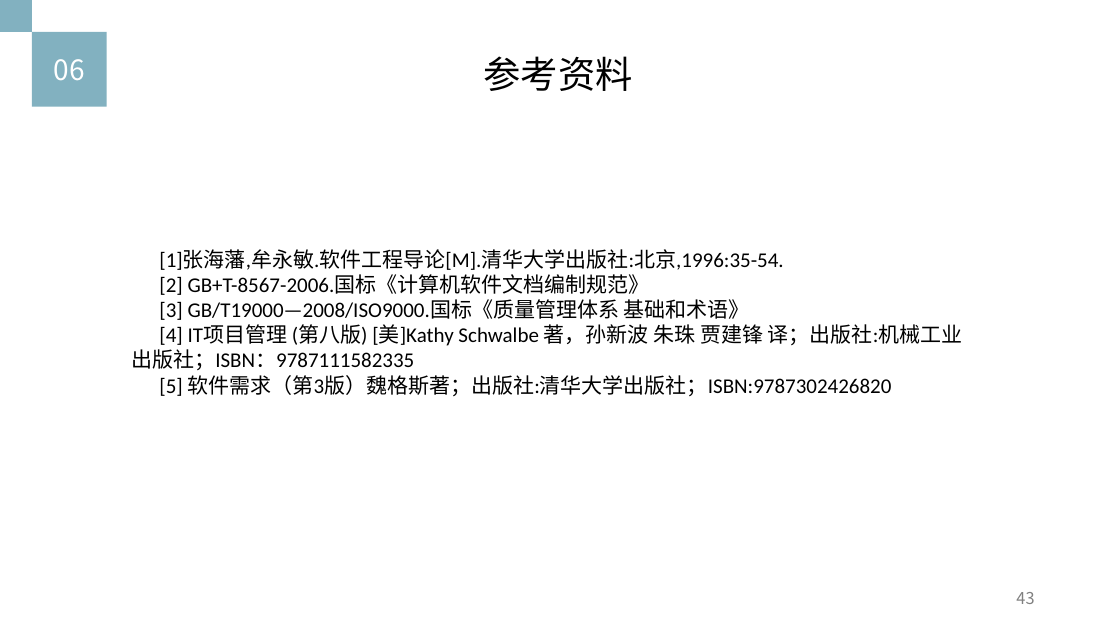
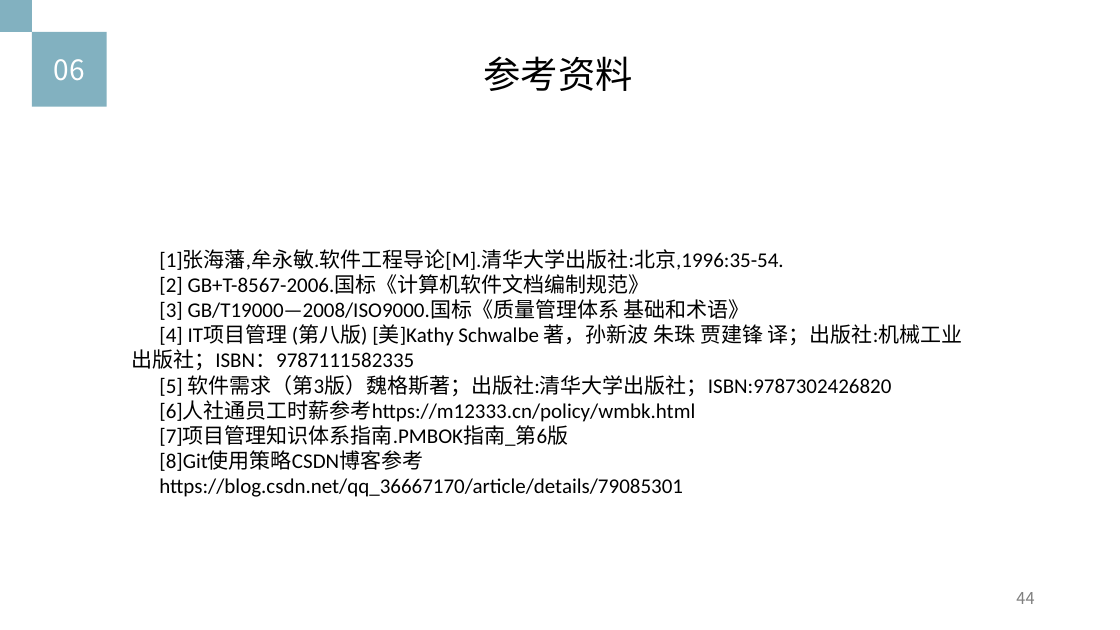
Before and after one commit to Ysuny2333/SRA2022-G15, a slide deck: slide 44 of 项目计划/项目工程计划.pptx (slide 43 before the commit). Drawn at 1120x630 pixels with LibreOffice and Linux fonts; fonts in the diff are those of the drawing. Boxes give left, top, right and bottom in pixels: in the first picture for what was removed or moved away, otherwise in the second. Text is boxed around its words. In the diff, an @@ line names an element or a change of style, - is before the commit and + after.

Commit message:
Update 项目工程计划.pptx
项目工程计划v1.1.0

```diff
--- a/项目计划/项目工程计划.pptx
+++ b/项目计划/项目工程计划.pptx
@@ text at [159, 400, 695, 497]: paragraphs added @@
+[6]人社通员工时薪参考https://m12333.cn/policy/wmbk.html
+[7]项目管理知识体系指南.PMBOK指南_第6版
+[8]Git使用策略CSDN博客参考
+https://blog.csdn.net/qq_36667170/article/details/79085301
@@ page number at [1016, 592, 1034, 604]: text changed @@
-43
+44
```
Also in this commit, not shown: 5 other slides changed, 3 slides added, 2 slides removed.
